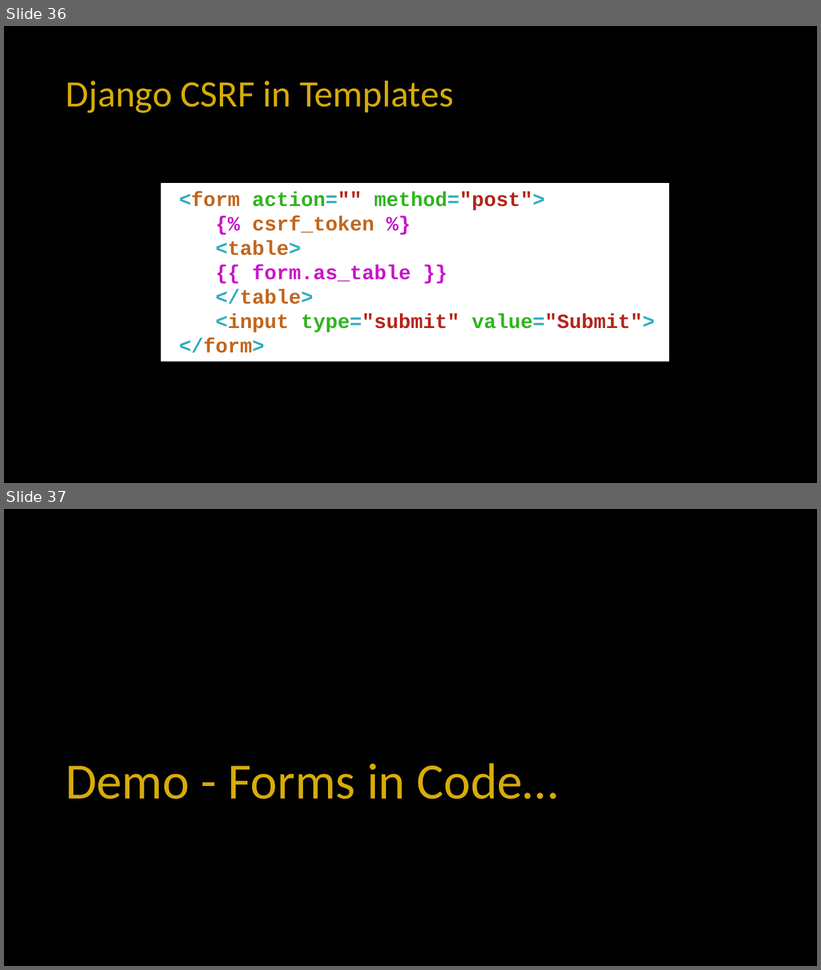
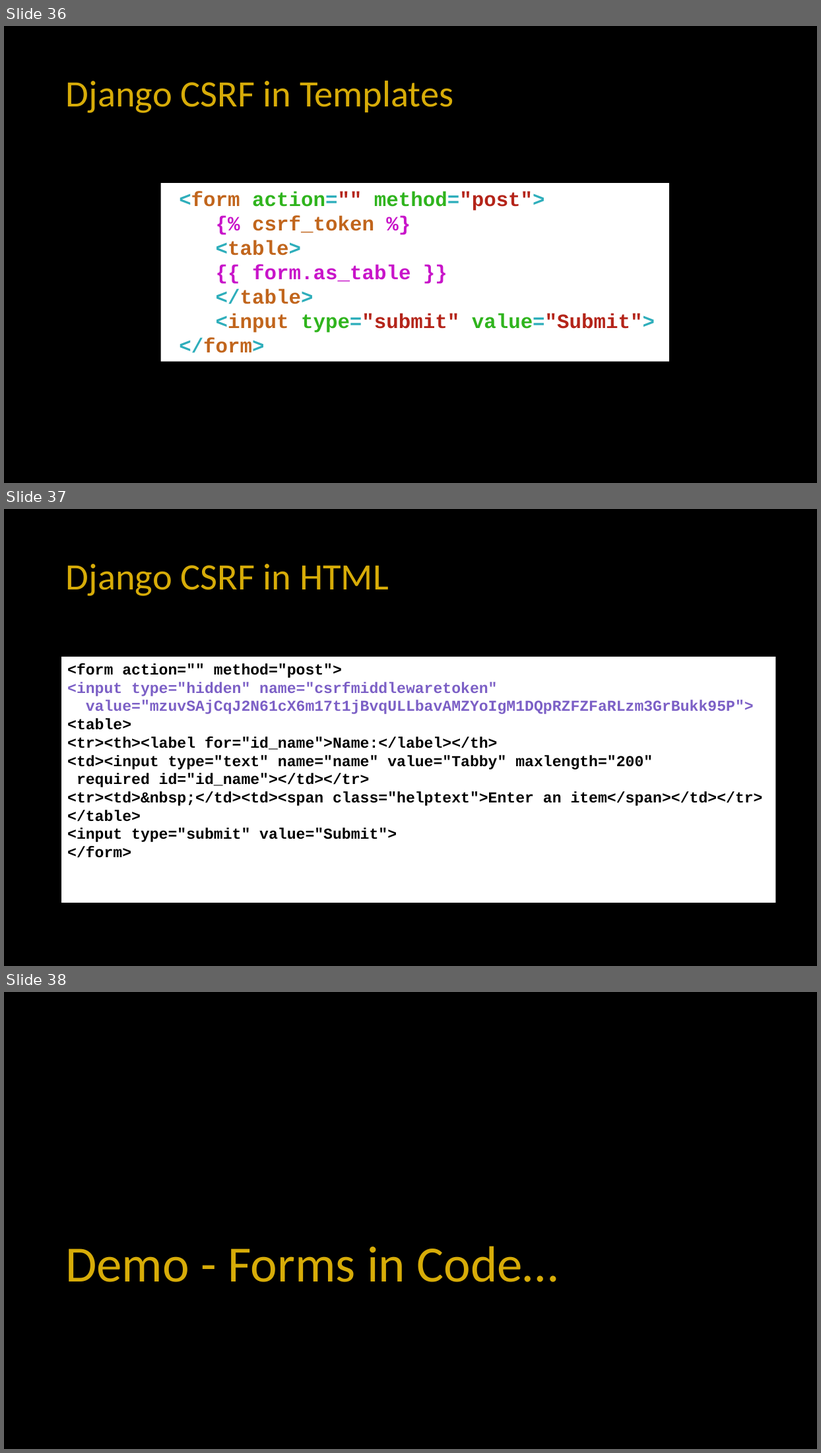
Before and after one commit to csev/dj4e, a slide deck: lectures/DJ-07-Forms.pptx. Shown one above the other, each under a label of ours: slides 36 and 37 before the commit, slides 36, 37 and 38 after it. The pictures are 821x970 and 821x1453 pixels, drawn with LibreOffice and Linux fonts; fonts in the diff are those of the drawing. Boxes give left, top, right and bottom in pixels: in the first picture for what was removed or moved away, otherwise in the second. Text is boxed around its words. In the diff, an @@ line names an element or a change of style, - is before the commit and + after.

```diff
--- a/lectures/DJ-07-Forms.pptx
+++ b/lectures/DJ-07-Forms.pptx
@@ slide 37 added at <box>4,509,817,966</box>, background #000000 @@
@@ title added at <box>66,564,389,596</box>, 44 pt, text #D7AC08 @@
+Django CSRF in HTML
@@ rectangle added at <box>61,657,776,903</box>, fill #FFFFFF, 18 pt, text #000000, bold @@
+<form action="" method="post">
+<input type="hidden" name="csrfmiddlewaretoken"
+value="mzuvSAjCqJ2N61cX6m17t1jBvqULLbavAMZYoIgM1DQpRZFZFaRLzm3GrBukk95P">
+<table>
+<tr><th><label for="id_name">Name:</label></th>
+<td><input type="text" name="name" value="Tabby" maxlength="200"
+required id="id_name"></td></tr>
+<tr><td>&nbsp;</td><td><span class="helptext">Enter an item</span></td></tr>
+</table>
+<input type="submit" value="Submit">
+</form>
@@ what was slide 37 is now slide 38 @@
```
Also in this commit, not shown: 8 slides changed, 2 other files.
